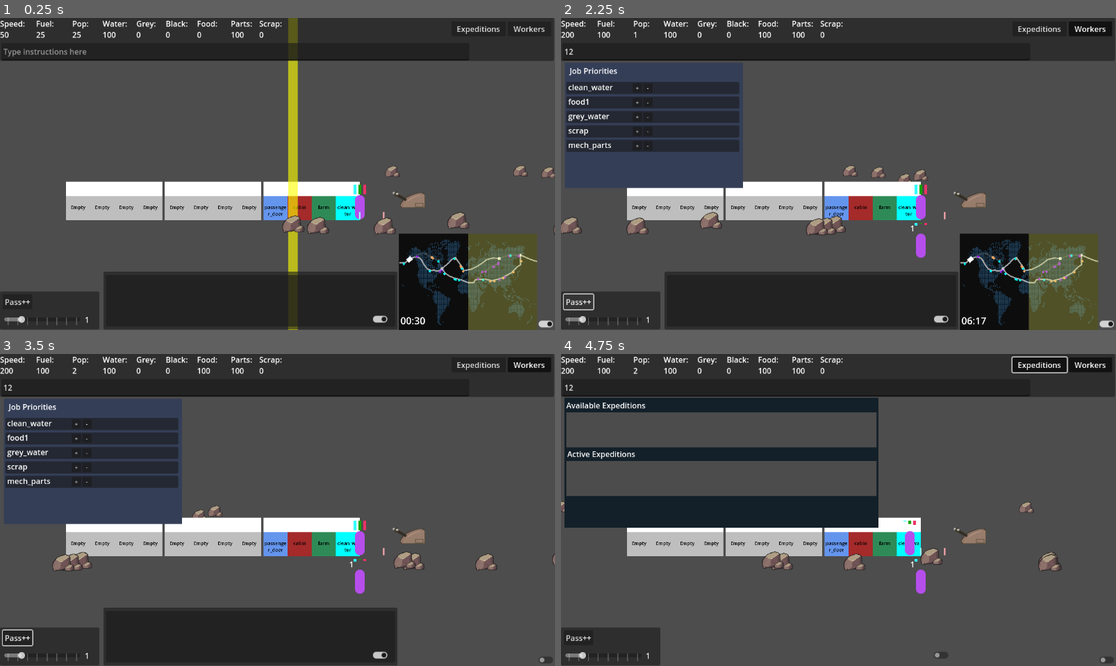
Above: before the commit, frames 1-4 (two rows, left to right).
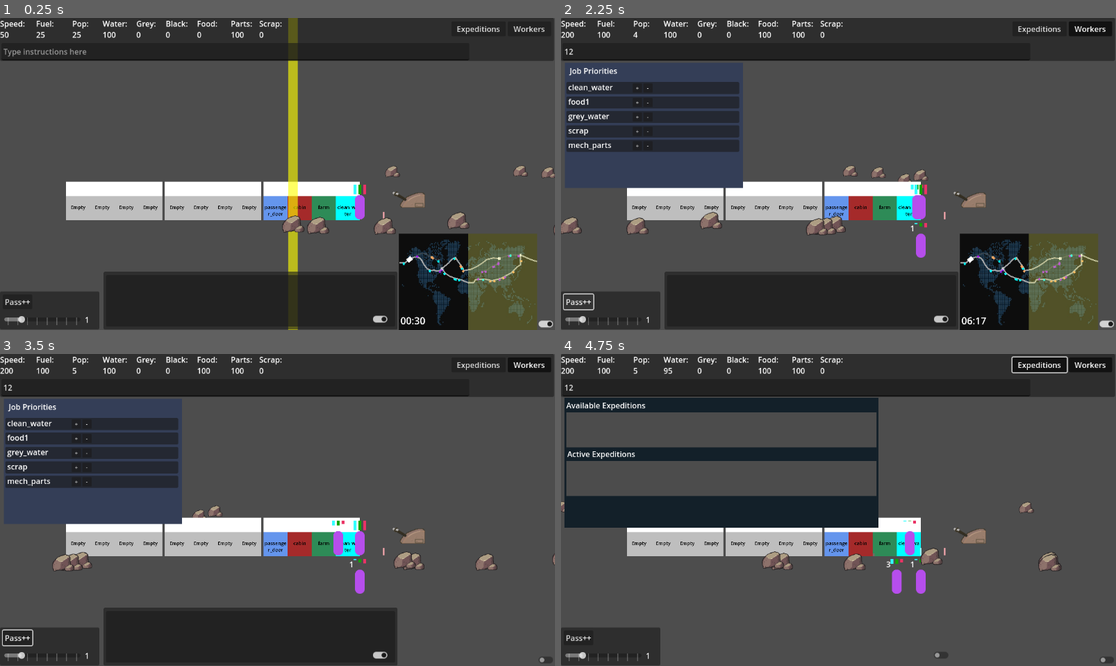
Above: after the commit, the same moments.

Repository: Sphinx111/ed_and_morgs_train_builder
Game: Godot game, scene res://Scenes/traincar.tscn
Two runs of this game, one before a commit and one after it. Both use one fixed random seed, a clock stepped at 60 frames per second and the inputs below.
Inputs (mouse positions are in pixels of both pictures, inside the frame that each line leads up to):
- Up to frame 1 (0.25 s): no input
- Up to frame 2 (2.25 s): click (794, 52) at 0.52 s; type "12" at 0.6 s; click "Workers" at 1.25 s; click "Pass++" at 2 s
- Up to frame 3 (3.5 s): click (543, 659) at 2.75 s
- Up to frame 4 (4.75 s): click (938, 656) at 3.5 s; click "Expeditions" at 4.25 s

The runs differ from the first frame. In frame 1, less than 0.1% of the frame differs, in the area x 63-66%, y 56-65%; in frame 2, 0.1%; in frame 3, 0.2%; in frame 4, 0.2%, in the area x 13-65%, y 4-77%.

Commit message:
More starting passengers
Mainly want something to commit for my git history

Diff:
--- a/Globals.gd
+++ b/Globals.gd
@@ -28,6 +28,7 @@
 var water_purification_efficiency : float = 0.9
 
 # Passenger Variables
+var passengers_initial_count : int = 4
 var passenger_debug : bool = true
 var passenger_consume_threshold : float = 0.6
 var passenger_seeks_threshold : float = 0.65
--- a/Scenes/traincar.tscn
+++ b/Scenes/traincar.tscn
@@ -1,10 +1,9 @@
-[gd_scene load_steps=9 format=3 uid="uid://dvfa2mi1q8kyn"]
+[gd_scene load_steps=8 format=3 uid="uid://dvfa2mi1q8kyn"]
 
 [ext_resource type="Script" uid="uid://bq288wrgttmyx" path="res://GameManager.gd" id="1_o0k6p"]
 [ext_resource type="Script" uid="uid://bicwn3r1c7jbq" path="res://Train.gd" id="1_rq5f1"]
 [ext_resource type="PackedScene" uid="uid://b3ph64gipnlm5" path="res://Scenes/world_map.tscn" id="2_ksonv"]
 [ext_resource type="Script" uid="uid://7uaxcahr5q1c" path="res://passengerManager.gd" id="3_ksonv"]
-[ext_resource type="PackedScene" uid="uid://cw8ov34j2hlku" path="res://Scenes/passenger.tscn" id="4_d8abk"]
 [ext_resource type="Script" uid="uid://csq0nprbdyf3s" path="res://basic_ui.gd" id="4_fqnf8"]
 [ext_resource type="Script" uid="uid://bgfikw40kx7qw" path="res://BackgroundHandler.gd" id="6_mscei"]
 [ext_resource type="PackedScene" uid="uid://bnmpeykxiku0" path="res://Scenes/LeverControl.tscn" id="6_u0kvb"]
@@ -248,8 +247,6 @@
 z_index = 1
 position = Vector2(0, 78)
 script = ExtResource("3_ksonv")
-
-[node name="Passenger" parent="Train/PassengersManager" instance=ExtResource("4_d8abk")]
 
 [node name="DebugRight" type="Line2D" parent="Train/PassengersManager"]
 position = Vector2(50, 0)
--- a/passengerManager.gd
+++ b/passengerManager.gd
@@ -11,16 +11,15 @@
 var debugLeft : Line2D = null
 var debugRight : Line2D = null
 
-const firstNamesList = ["David", "Elias", "Jenny", "Emma", "Sally", "Uzbel", "Dmitri", "Janus", "Elise", "Marie"]
-const lastNamesList  = ["Smith", "Jones", "LeClair", "McGilligan", "Cuttier", "Founderson"]
+const firstNamesList = ["David", "Elias", "Jenny", "Emma", "Sally", "Uzbel", "Dmitri", "Janus", "Elise", "Marie", "Jonathan", "Bruce", "Eliza"]
+const lastNamesList  = ["Smith", "Jones", "LeClair", "McGilligan", "Cuttier", "Founderson", "Embraer", "Einstein", "Damon", "Cruise"]
 
 var available_workers : int = 0
 var work_priorities : Array[String]= ["clean_water", "food1", "grey_water", "scrap", "mech_parts", "any"]
 
 func _ready():
-	var firstPassenger : Passenger = find_child("Passenger")
-	passengers.append(firstPassenger)
-	apply_random_name(firstPassenger)
+	for i in range(Globals.passengers_initial_count):
+		add_passenger()
 	debugLeft = $DebugLeft
 	debugRight = $DebugRight
 
